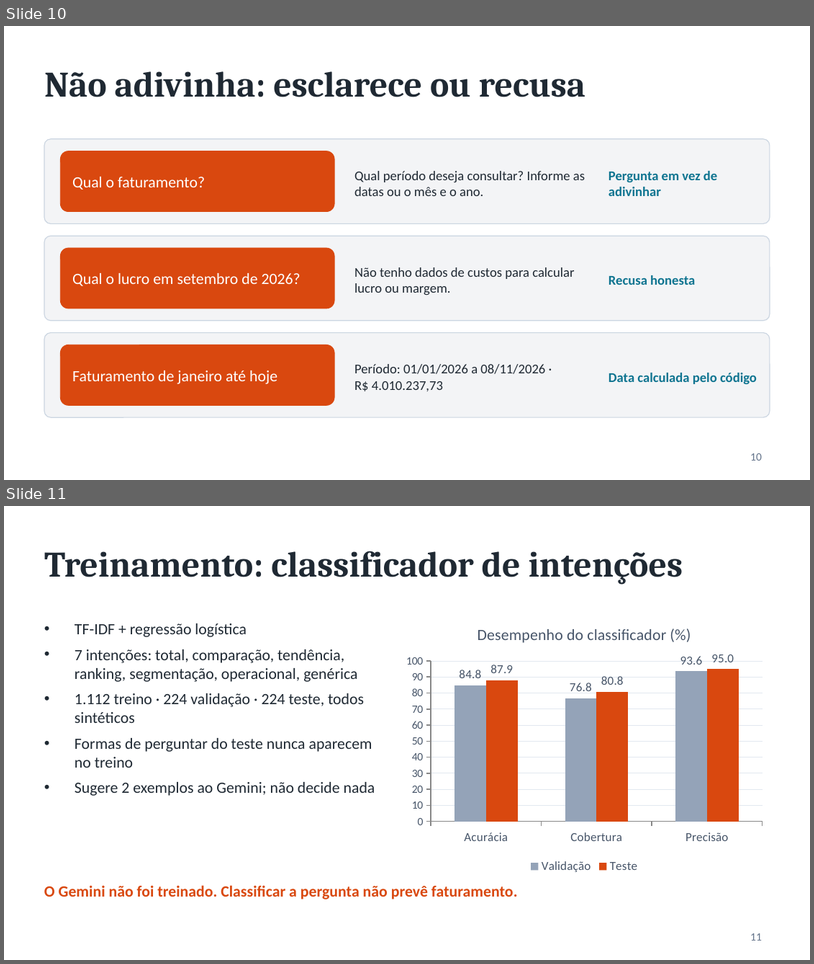
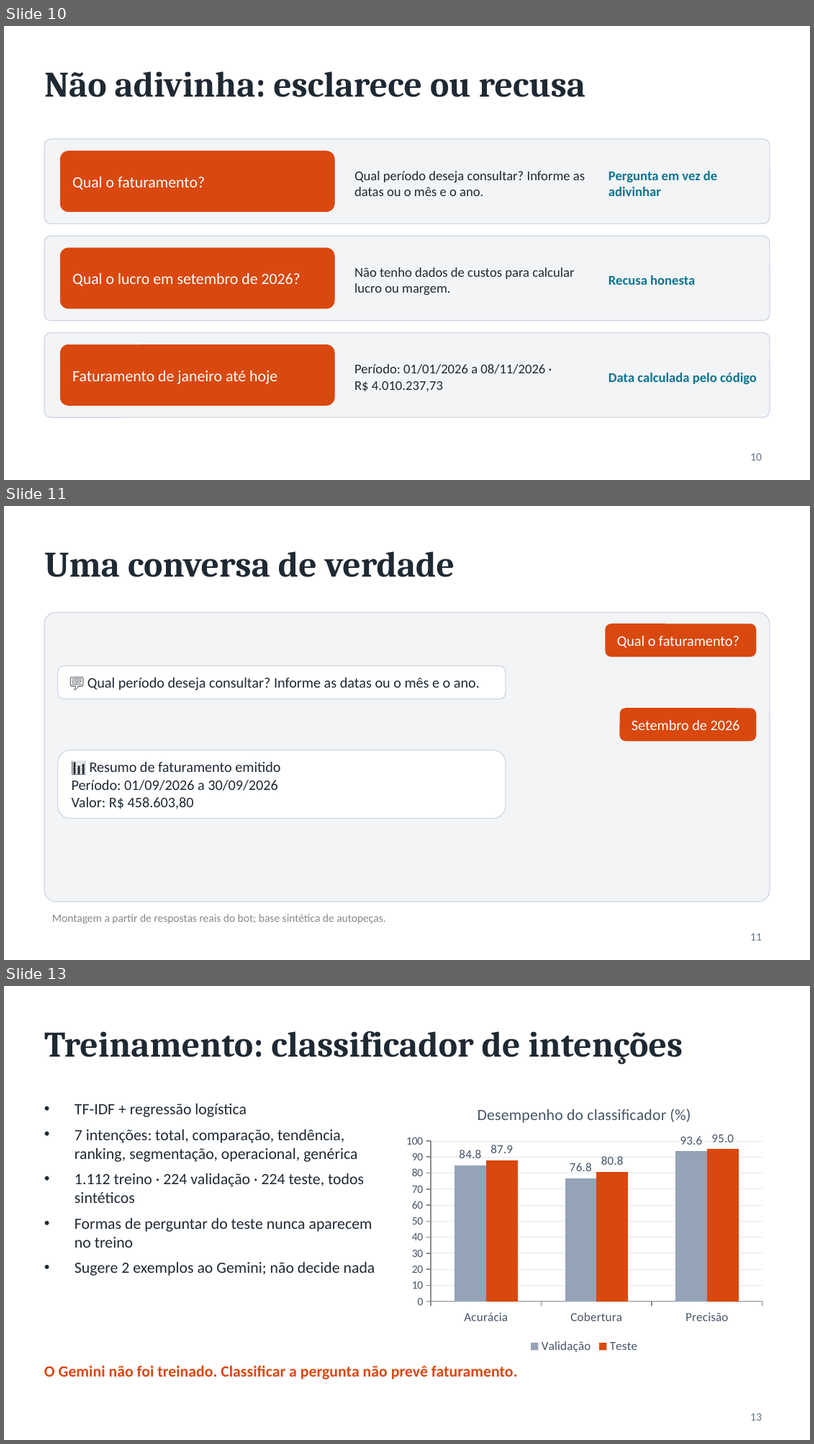
Before and after one commit to arthurhassuma/Asst.-Conversacional-de-BI-via-Aplicativo-de-Mensagens-com-IA, a slide deck: docs/entregaveis/apresentacao-projeto.pptx. Shown one above the other, each under a label of ours: slides 10 and 11 before the commit, slides 10, 11 and 13 after it; the slides between them are not shown. The pictures are 814x964 and 814x1444 pixels, drawn with LibreOffice and Linux fonts; fonts in the diff are those of the drawing. Boxes give left, top, right and bottom in pixels: in the first picture for what was removed or moved away, otherwise in the second. Text is boxed around its words. In the diff, an @@ line names an element or a change of style, - is before the commit and + after.

Commit message:
docs: add the reproduction guide, conversation slides and comparability wording
- docs/reproducao.md: step-by-step guide with measured and unverified items
- presentation: two Telegram-style conversation slides (23 slides), October slide reworded
- report addendum, README and study guide: October and November results are not comparable
- tests: make the categorical-values test independent of the data profile

```diff
--- a/docs/entregaveis/apresentacao-projeto.pptx
+++ b/docs/entregaveis/apresentacao-projeto.pptx
@@ slide 11 added at [4,506,810,960], background #FFFFFF @@
@@ title added at [44,551,455,577], 32 pt, text #1F2933, bold @@
+Uma conversa de verdade
@@ rounded rectangle added at [44,613,770,901], fill #F3F4F6, outline #CBD5E1 0.75 pt @@
@@ rounded rectangle added at [606,624,757,656], fill #D9480F, 13 pt, text #FFFFFF @@
+Qual o faturamento?
@@ rounded rectangle added at [58,666,507,699], fill #FFFFFF, outline #CBD5E1 0.75 pt, 13 pt, text #1F2933 @@
+💬 Qual período deseja consultar? Informe as datas ou o mês e o ano.
@@ rounded rectangle added at [620,708,756,741], fill #D9480F, 13 pt, text #FFFFFF @@
+Setembro de 2026
@@ rounded rectangle added at [58,749,507,817], fill #FFFFFF, outline #CBD5E1 0.75 pt, 13 pt, text #1F2933 @@
+📊 Resumo de faturamento emitido
+Período: 01/09/2026 a 30/09/2026
+Valor: R$ 458.603,80
@@ text added at [52,914,386,924], 10 pt, text #898989 @@
+Montagem a partir de respostas reais do bot; base sintética de autopeças.
@@ page number added at [751,933,762,940], 10 pt, text #64748B @@
+11
@@ what was slide 11 is now slide 13 @@
@@ page number at [751,1413,762,1420]: text changed @@
-11
+13
```
Also in this commit, not shown: 1 slide changed, 1 other slide added, 9 other files.
